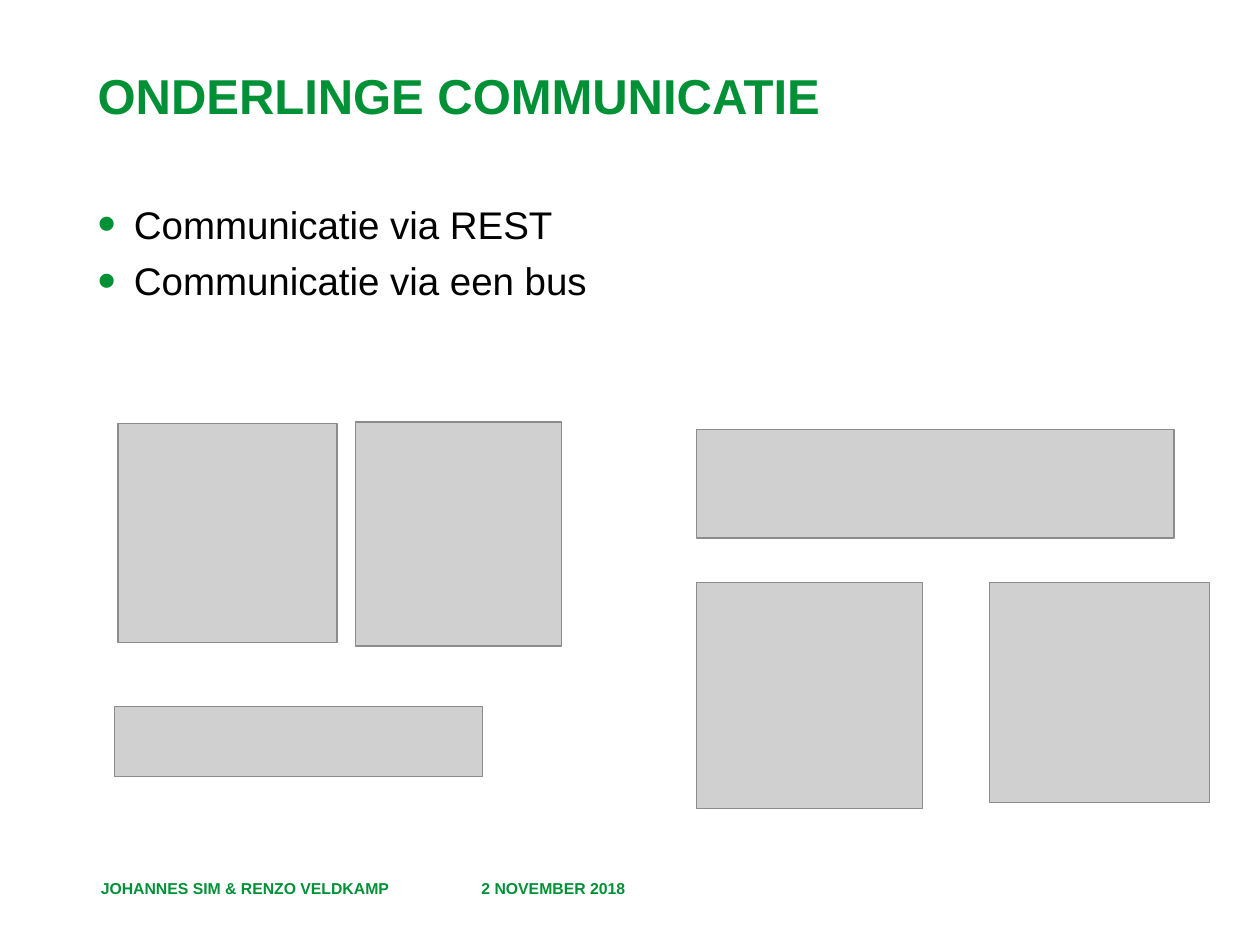
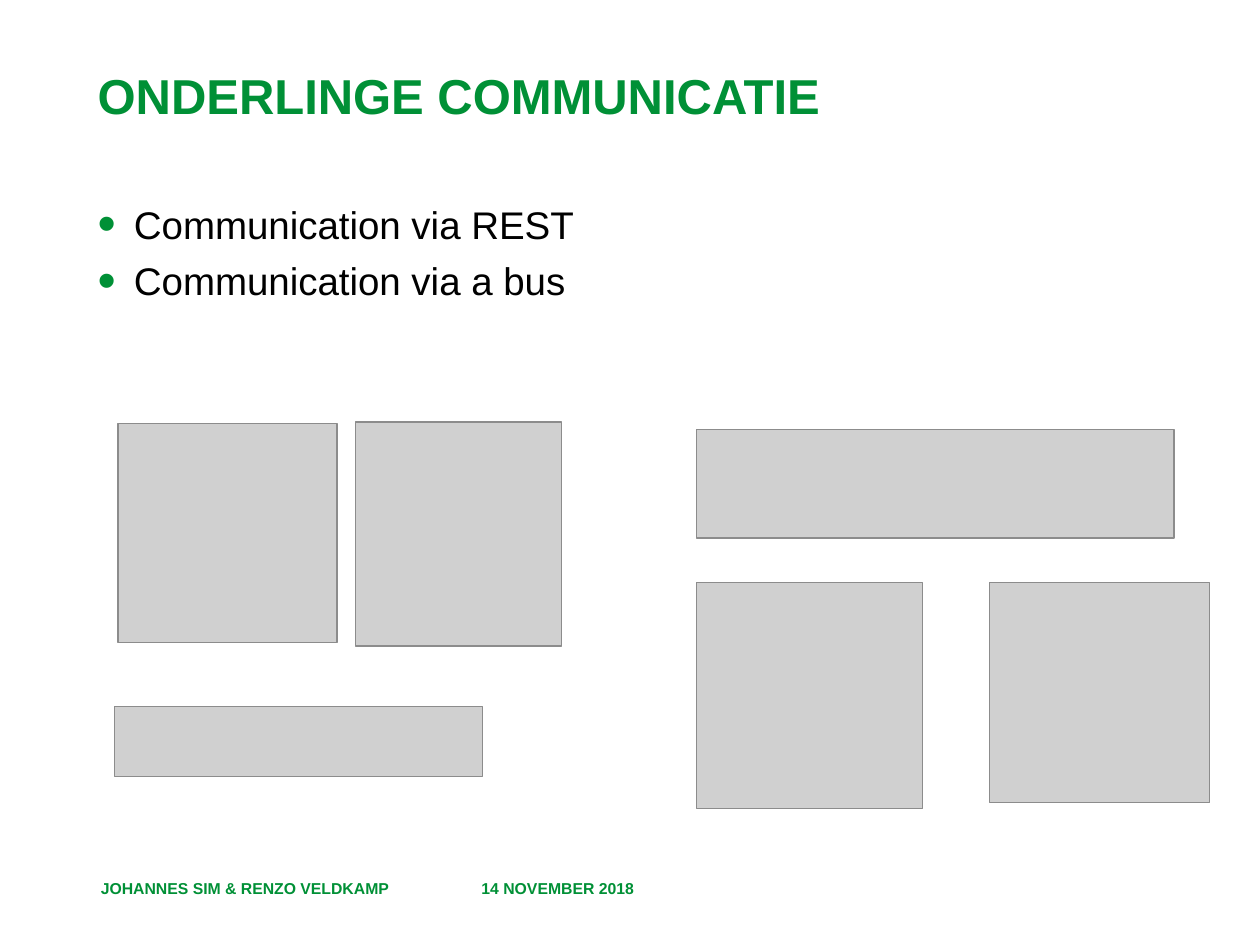
Before and after one commit to RenzoVeldkamp/MicroContainer, a slide deck: slide 6 of Presentatie/Microservices 101.pptx. Drawn at 1260x945 pixels with LibreOffice and Linux fonts; fonts in the diff are those of the drawing; grey boxes stand for pictures; background and template pictures are left out. Boxes give left, top, right and bottom in pixels: in the first picture for what was removed or moved away, otherwise in the second. Text is boxed around its words. In the diff, an @@ line names an element or a change of style, - is before the commit and + after.

```diff
--- a/Presentatie/Microservices 101.pptx
+++ b/Presentatie/Microservices 101.pptx
@@ text at <box>134,211,574,296</box>: text changed @@
-• Communicatie via REST
-• Communicatie via een bus
+• Communication via REST
+• Communication via a bus
@@ text at <box>481,883,634,894</box>: text changed @@
-2 NOVEMBER 2018
+14 NOVEMBER 2018
```
Also in this commit, not shown: 9 other slides changed, 25 other files.
